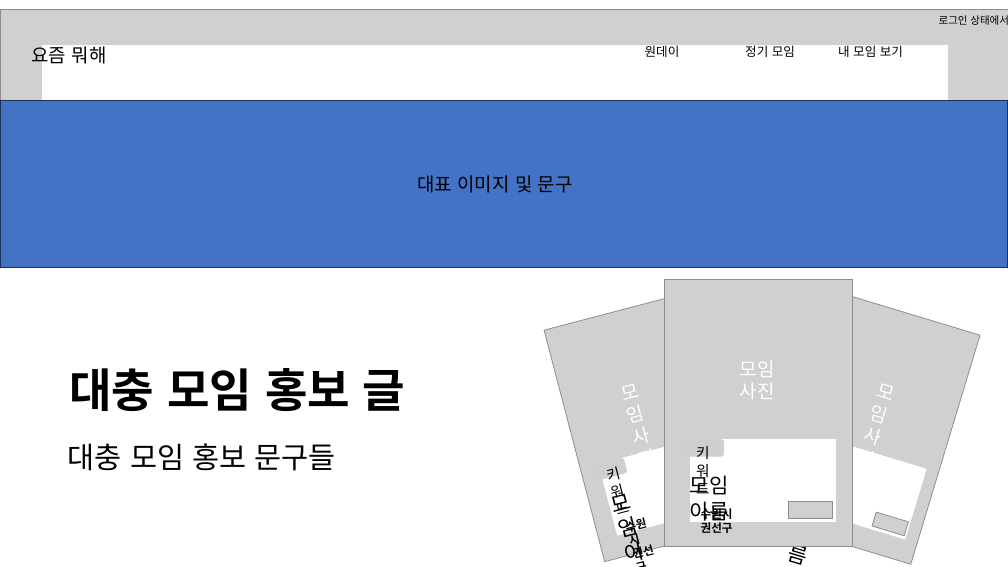
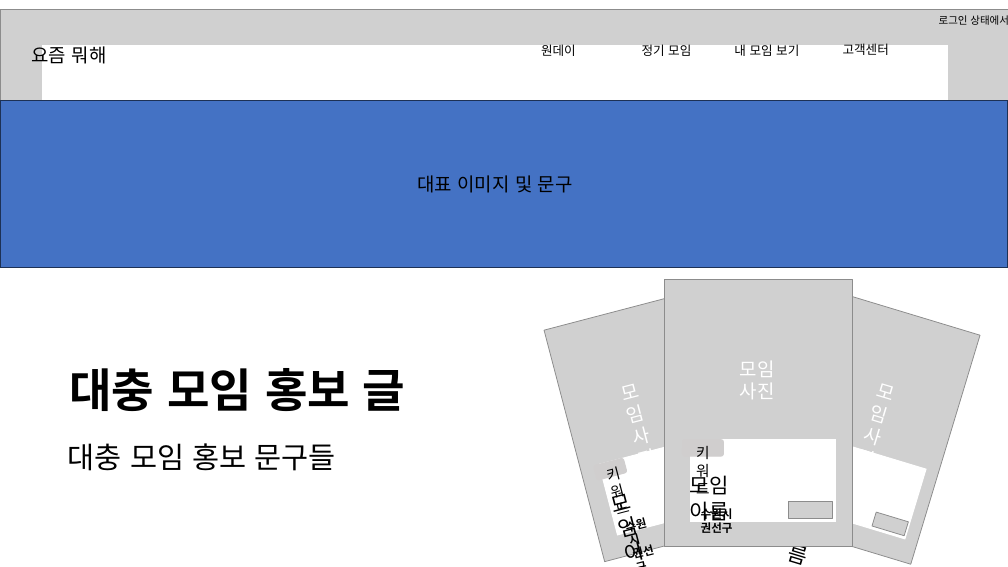
Before and after one commit to zizi3421/meeting_site_project01, a slide deck: slide 2 of PPT/인덱스 페이지.pptx. Drawn at 1008x567 pixels with LibreOffice and Linux fonts; fonts in the diff are those of the drawing; grey boxes stand for pictures; background and template pictures are left out. Boxes give left, top, right and bottom in pixels: in the first picture for what was removed or moved away, otherwise in the second. Text is boxed around its words. In the diff, an @@ line names an element or a change of style, - is before the commit and + after.

```diff
--- a/PPT/인덱스 페이지.pptx
+++ b/PPT/인덱스 페이지.pptx
@@ 3 texts: place and size @@
-3 texts at bbox=[645, 42, 903, 59]
+3 texts at bbox=[541, 44, 799, 58]
@@ text added at bbox=[843, 43, 889, 58], 12 pt, text #000000 @@
+고객센터
```
Also in this commit, not shown: 1 other slide changed, 46 other files.
